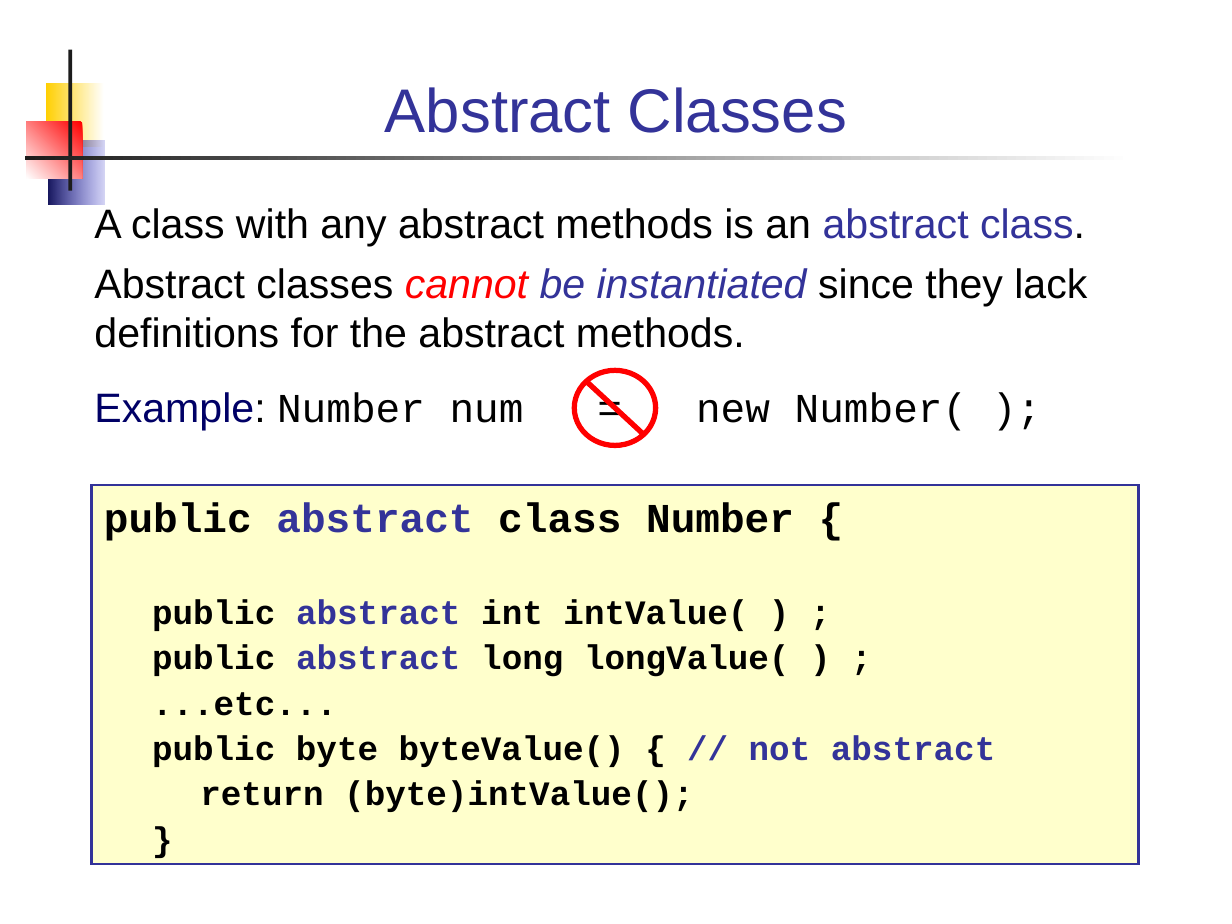
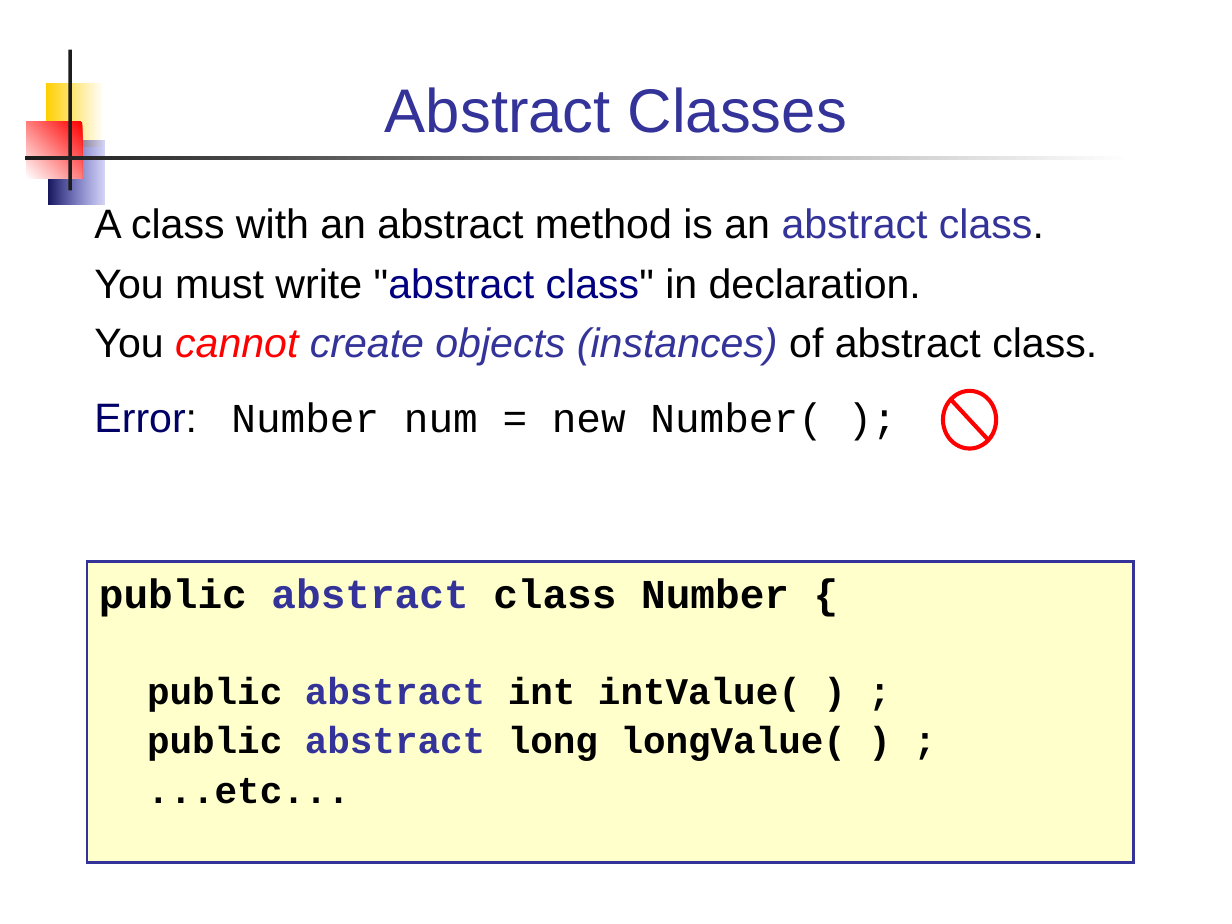
Before and after one commit to skeoop/skeoop.github.io, a slide deck: slide 5 of week4/Inheritance-3-Abstract-Class.ppt. Drawn at 1232x924 pixels with LibreOffice and Linux fonts; fonts in the diff are those of the drawing. Boxes give left, top, right and bottom in pixels: in the first picture for what was removed or moved away, otherwise in the second. Text is boxed around its words. In the diff, an @@ line names an element or a change of style, - is before the commit and + after.

```diff
--- a/week4/Inheritance-3-Abstract-Class.ppt
+++ b/week4/Inheritance-3-Abstract-Class.ppt
@@ text at (x1=94, y1=208, x2=1097, y2=441): text changed @@
-A class with any abstract methods is an abstract class.
-Abstract classes cannot be instantiated since they lack definitions for the abstract methods.
-Example: Number num = new Number( );
+A class with an abstract method is an abstract class.
+You must write "abstract class" in declaration.
+You cannot create objects (instances) of abstract class.
+Error: Number num = new Number( );
@@ no-entry sign resized from (x1=573, y1=368, x2=658, y2=447) to (x1=941, y1=389, x2=997, y2=450) @@
@@ rectangle "public abstract class Number {" resized from (x1=91, y1=485, x2=1137, y2=865) to (x1=86, y1=562, x2=1132, y2=862) @@
@@ text in rectangle at (x1=147, y1=677, x2=846, y2=804): size 20 to 22 pt in "public abstract int intValue( ) ;", "public abstract long longValue( ) ;", "...etc..." @@
@@ text in rectangle at (x1=152, y1=735, x2=995, y2=812): paragraphs removed @@
-public byte byteValue() { // not abstract
-return (byte)intValue();
-}
```
Also in this commit, not shown: 7 other slides changed, 3 other files.
